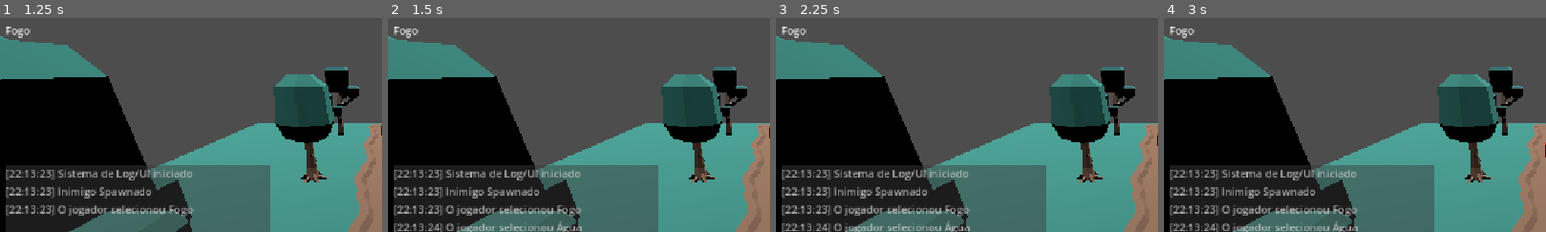
Above: before the commit, frames 1-4 (left to right).
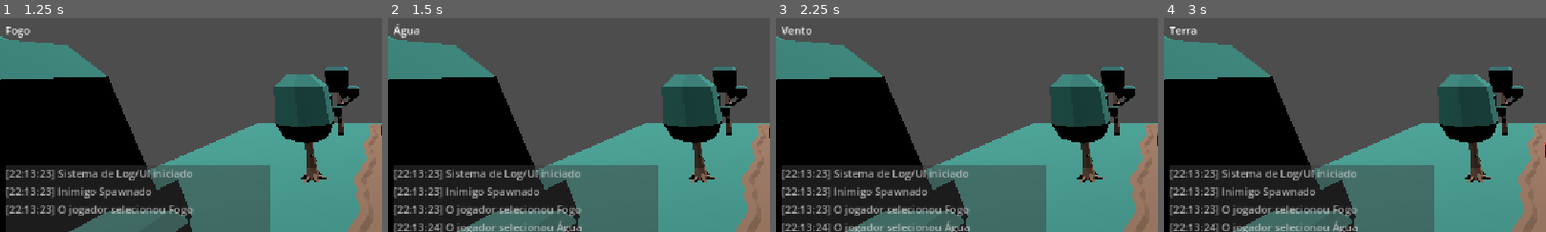
Above: after the commit, the same moments.

Repository: Guilherme-Coto/tower-defense-bci
Game: Godot game, scene res://scenes/cena_1.tscn
Two runs of this game, one before a commit and one after it. Both use one fixed random seed, a clock stepped at 60 frames per second and the inputs below.
Inputs (mouse positions are % of the whole screen's width and height, from its top left):
- Up to frame 1 (1.25 s): click (41, 94) at 0.5 s
- Up to frame 2 (1.5 s): click (47, 94) at 1.25 s
- Up to frame 3 (2.25 s): click (53, 94) at 2 s
- Up to frame 4 (3 s): click (59, 94) at 2.75 s
The pictures show only the part of the screen within x 0-50%, y 0-50%; the shares and areas given below are measured in that part.

Frame 1 is identical in both runs. In frame 2, 0.2% of the frame differs, in the area x 1-9%, y 2-10%; in frame 3, 0.2%; in frame 4, 0.2%.

Commit message:
Bug da seleção dos elementos

Diff:
--- a/scripts/UIManager.gd
+++ b/scripts/UIManager.gd
@@ -16,12 +16,16 @@
 
 func on_button_power_clicket(element : Weak_System.ELEMENT):
 	if element == Weak_System.ELEMENT.Fire:
+		lbl_element.text = "Fogo"
 		add_text_to_log("O jogador selecionou Fogo")
 	elif element == Weak_System.ELEMENT.Water:
+		lbl_element.text = "Água"
 		add_text_to_log("O jogador selecionou Água")
 	elif element == Weak_System.ELEMENT.Wind:
+		lbl_element.text = "Vento"
 		add_text_to_log("O jogador selecionou Vento")
 	elif element == Weak_System.ELEMENT.Earth:
+		lbl_element.text = "Terra"
 		add_text_to_log("O jogador selecionouTerra")
 
 	tower.change_element(element)
